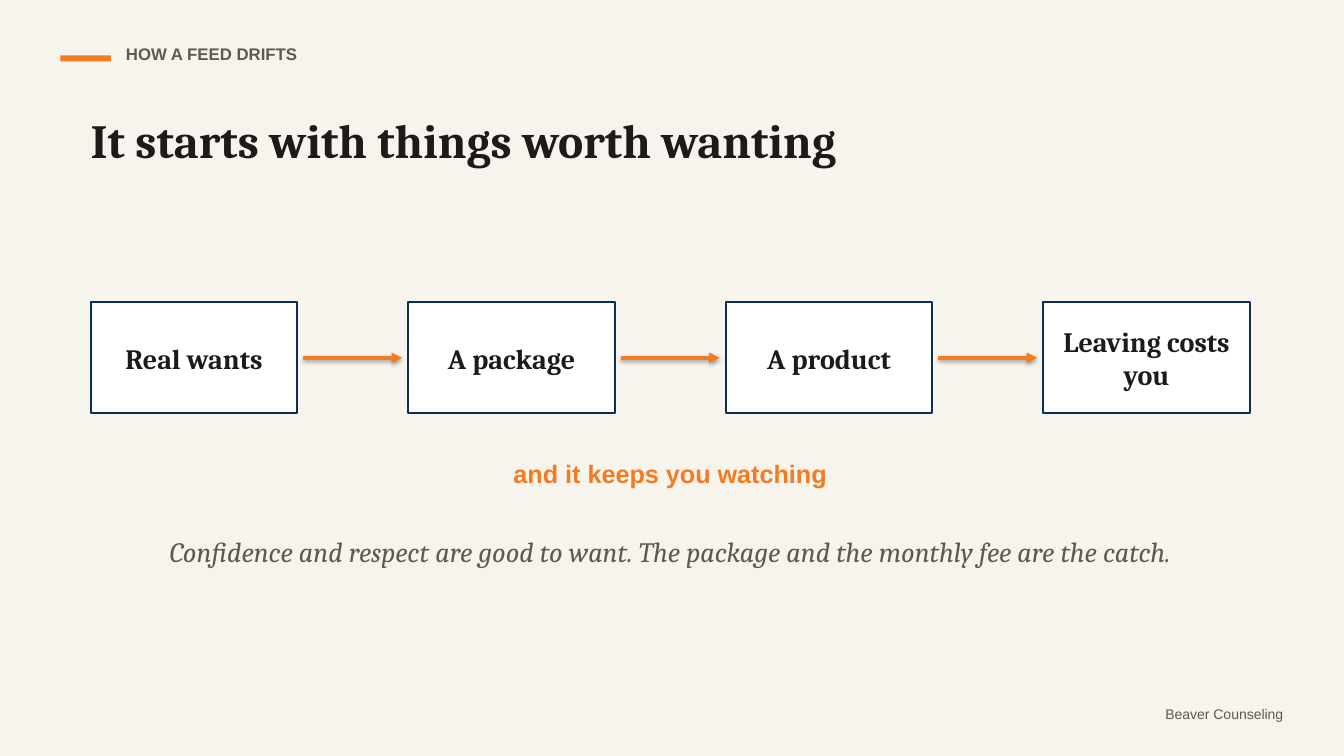
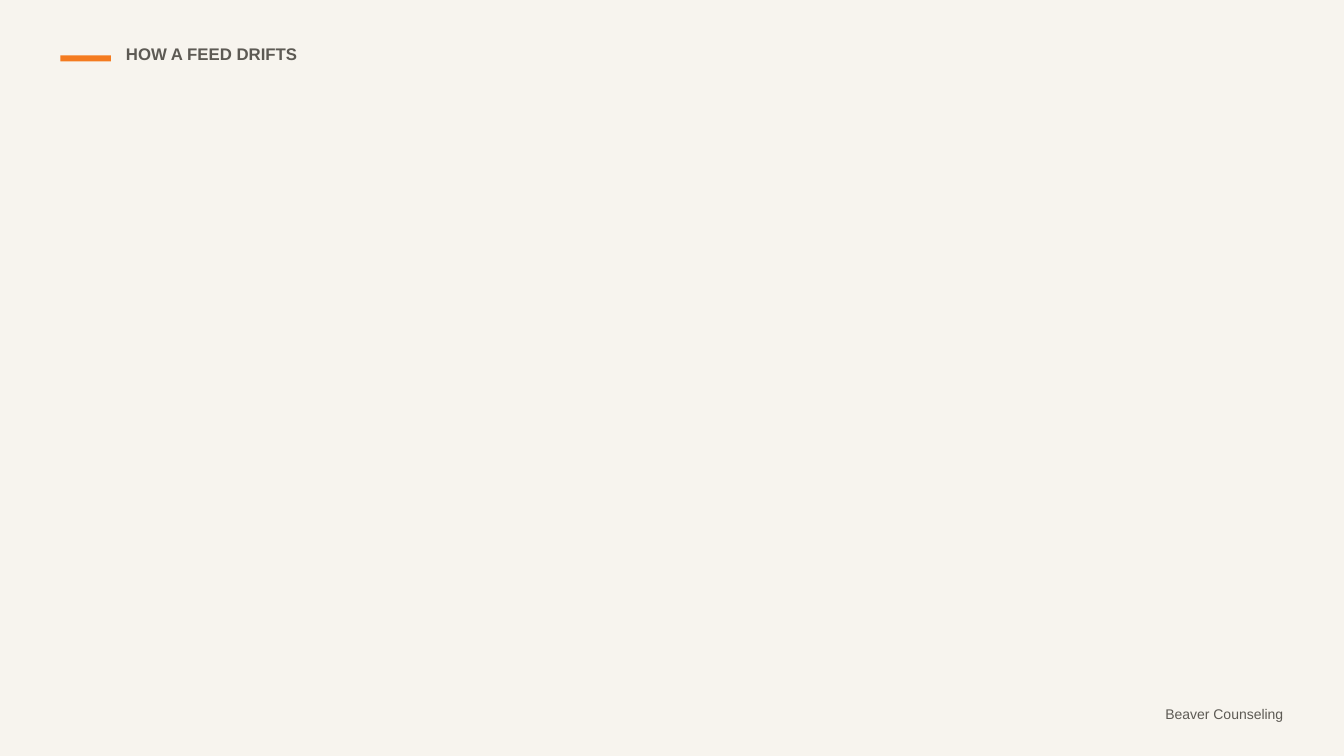
Before and after one commit to rmwtoolkit/bcds-toolkit, a slide deck: slide 5 of decks/the-bro-code-lesson-v2.pptx (slide 4 before the commit). Drawn at 1344x756 pixels with LibreOffice and Linux fonts; fonts in the diff are those of the drawing; background and template pictures are left out. Boxes give left, top, right and bottom in pixels: in the first picture for what was removed or moved away, otherwise in the second. Text is boxed around its words. In the diff, an @@ line names an element or a change of style, - is before the commit and + after.

```diff
--- a/decks/the-bro-code-lesson-v2.pptx
+++ b/decks/the-bro-code-lesson-v2.pptx
@@ text removed at <box>91,125,836,168</box> @@
-It starts with things worth wanting
@@ rectangle removed at <box>91,302,297,413</box> @@
@@ rectangle removed at <box>408,302,615,413</box> @@
@@ rectangle removed at <box>726,302,933,413</box> @@
@@ rectangle removed at <box>1044,302,1250,413</box> @@
@@ text removed at <box>125,349,263,370</box> @@
-Real wants
@@ arrow removed from (303, 358) to (402, 358) @@
@@ text removed at <box>448,349,575,375</box> @@
-A package
@@ arrow removed from (621, 358) to (720, 358) @@
@@ text removed at <box>767,349,891,375</box> @@
-A product
@@ arrow removed from (939, 358) to (1037, 358) @@
@@ text removed at <box>1063,332,1229,391</box> @@
-Leaving costs you
@@ text removed at <box>513,464,827,489</box> @@
-and it keeps you watching
@@ text removed at <box>170,542,1170,568</box> @@
-Confidence and respect are good to want. The package and the monthly fee are the catch.
```
Also in this commit, not shown: 9 other slides changed, 13 slides added, 1 slide removed, 23 other files.
